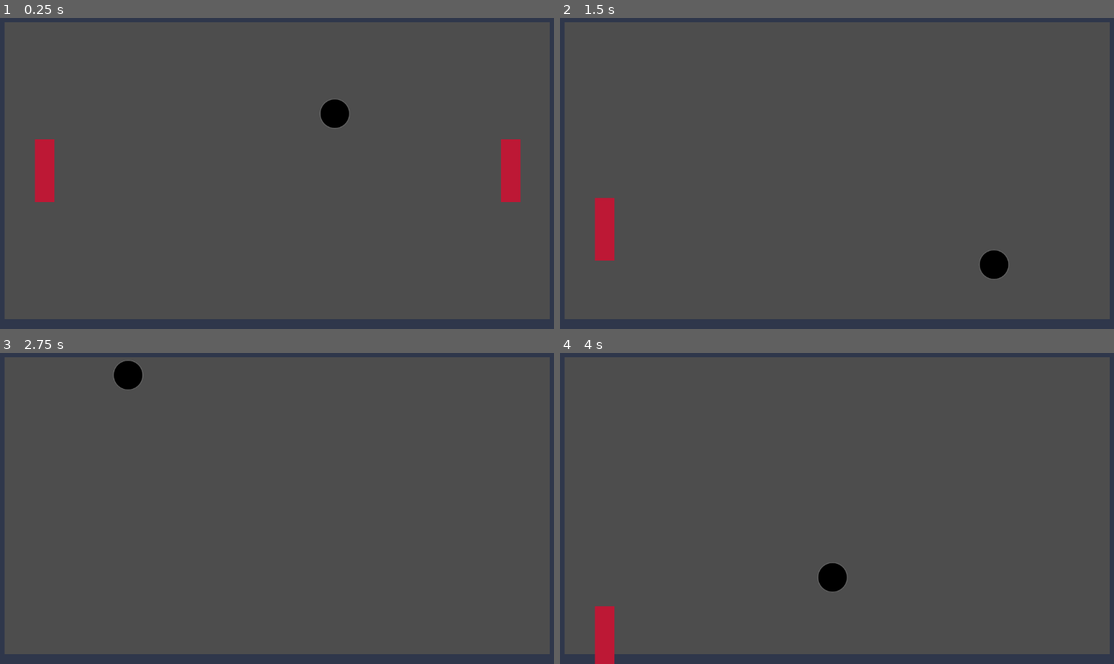
Above: before the commit, frames 1-4 (two rows, left to right).
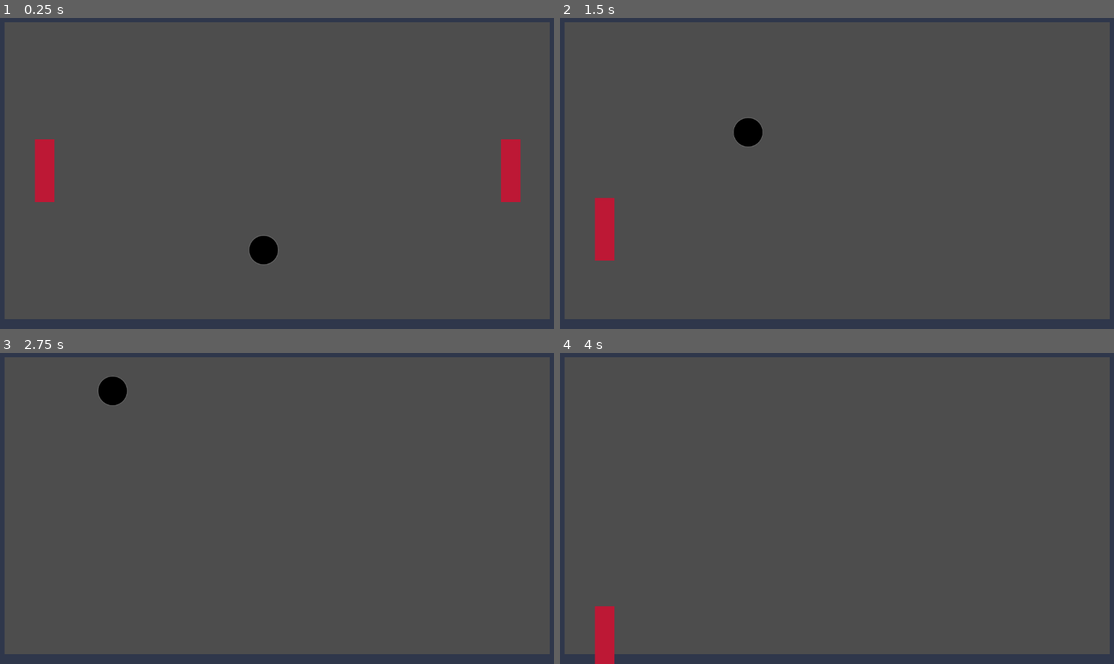
Above: after the commit, the same moments.

Repository: dagerydoo/jfk-game-building
Game: Godot game, scene res://game_board.tscn
Two runs of this game, one before a commit and one after it. Both use one fixed random seed, a clock stepped at 60 frames per second and the inputs below.
Inputs:
- Up to frame 1 (0.25 s): no input
- Up to frame 2 (1.5 s): hold Down (right_paddle_down) 0.53-1.28 s; hold S (left_paddle_down) from 1.28 s (still down)
- Up to frame 3 (2.75 s): release S (left_paddle_down) at 2.03 s; hold Down (right_paddle_down) from 2.03 s (still down)
- Up to frame 4 (4 s): release Down (right_paddle_down) at 2.78 s; hold W (left_paddle_up) 2.78-3.53 s; hold S (left_paddle_down) from 3.53 s (still down)

The runs differ from the first frame. In frame 1, 0.8% of the frame differs, in the area x 44-64%, y 26-80%; in frame 2, 0.8%, in the area x 31-81%, y 32-84%; in frame 3, 0.7%; in frame 4, 0.4%.

Commit message:
Added ball reset function

Diff:
--- a/wall-ball/game_board.gd
+++ b/wall-ball/game_board.gd
@@ -1,9 +1,16 @@
 extends Node2D
 
+@onready var ball = $Ball
 @onready var left_paddle = $LeftPaddle
 @onready var right_paddle = $RightPaddle
 
+@onready var ball_starting_position = ball.position
+@onready var ball_linear_velocity = ball.linear_velocity
+
 @export var paddle_speed = 600.0
+
+func _ready() -> void:
+	_reset_ball()
 
 func _physics_process(delta: float) -> void:
 	if Input.is_action_pressed("left_paddle_up"):
@@ -14,3 +21,15 @@
 		right_paddle.position += paddle_speed * Vector2.UP * delta
 	if Input.is_action_pressed("right_paddle_down"):
 		right_paddle.position += paddle_speed * Vector2.DOWN * delta
+
+
+func _reset_ball() -> void:
+	if ball:
+		ball.queue_free()
+	ball = preload("res://ball.tscn").instantiate()
+	ball.global_position = ball_starting_position
+	var starting_angle = randf_range(-PI * 0.25, PI * 0.25)
+	if randf() < 0.5:
+		starting_angle += PI
+	ball.linear_velocity = ball_linear_velocity.rotated(starting_angle)
+	add_child.call_deferred(ball)
